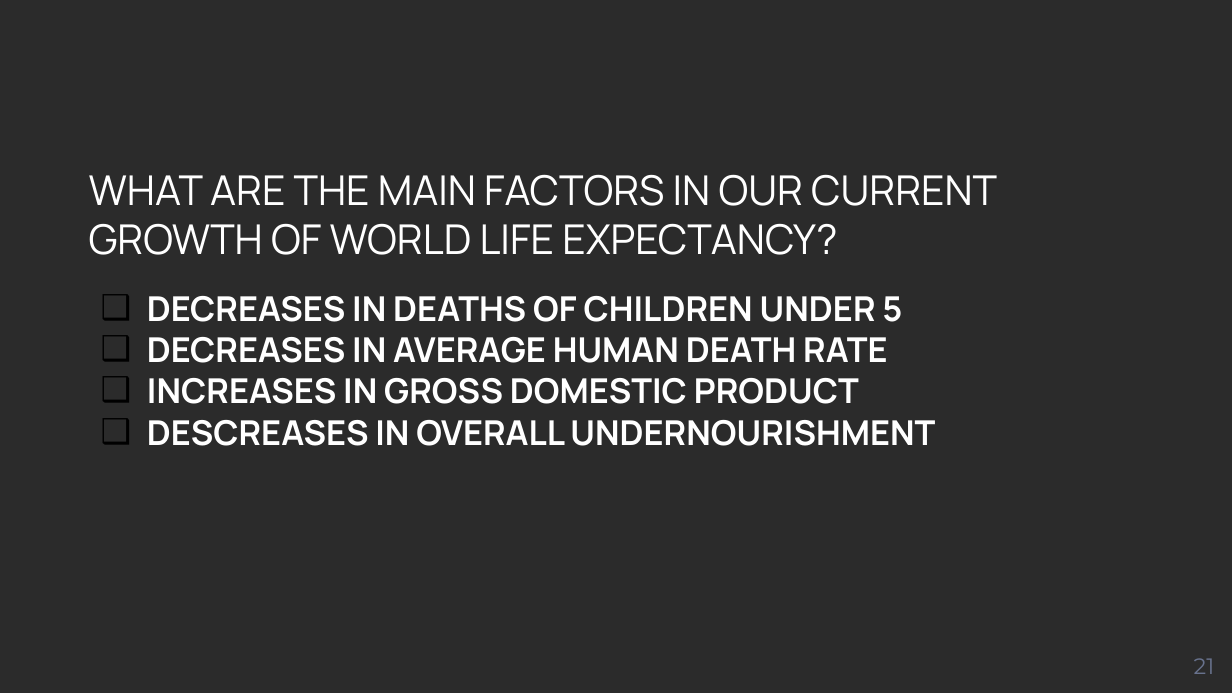
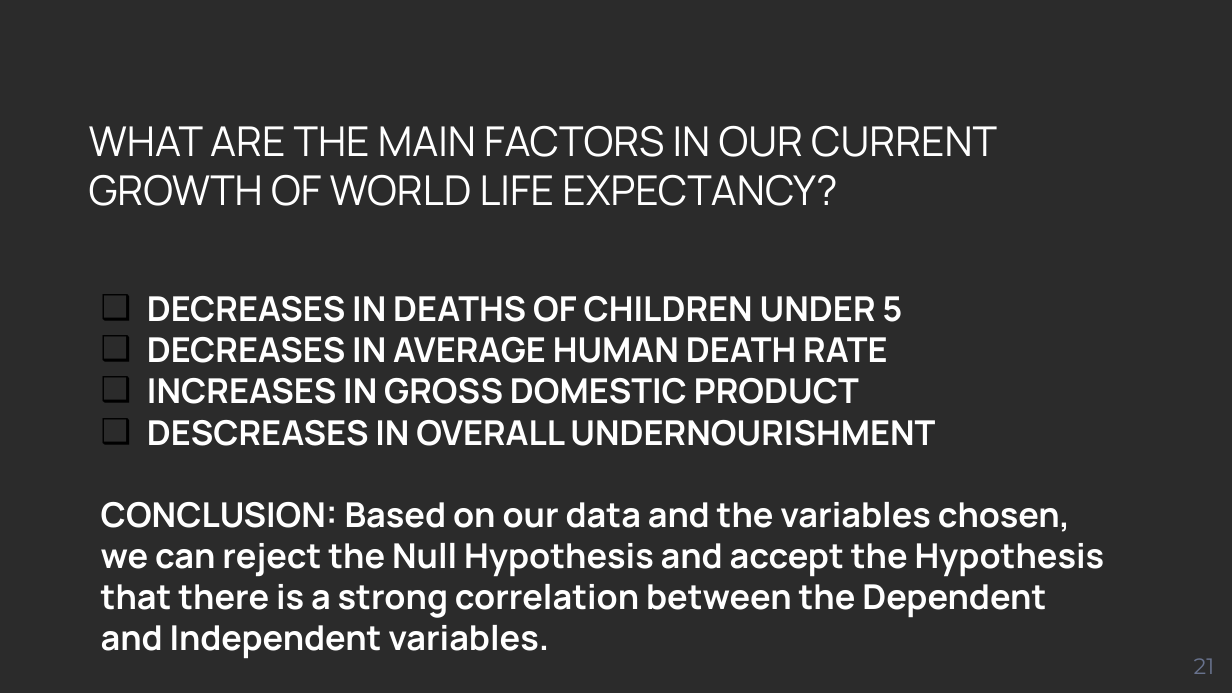
Before and after one commit to pwolanski7/LifeExpectancyProject, a slide deck: slide 21 of PowerPoint/Presentation_Final.pptx. Drawn at 1232x693 pixels with LibreOffice and Linux fonts; fonts in the diff are those of the drawing; background and template pictures are left out; a plain dark background stands for a picture behind light text. Boxes give left, top, right and bottom in pixels: in the first picture for what was removed or moved away, otherwise in the second. Text is boxed around its words. In the diff, an @@ line names an element or a change of style, - is before the commit and + after.

Commit message:
ppt final update

```diff
--- a/PowerPoint/Presentation_Final.pptx
+++ b/PowerPoint/Presentation_Final.pptx
@@ title "WHAT ARE THE MAIN FACTORS ...": place and size @@
-title "WHAT ARE THE MAIN FACTORS ..." at bbox=[89, 175, 997, 255]
+title "WHAT ARE THE MAIN FACTORS ..." at bbox=[89, 126, 997, 206]
@@ text at bbox=[101, 502, 1105, 659]: paragraph added @@
+CONCLUSION: Based on our data and the variables chosen, we can reject the Null Hypothesis and accept the Hypothesis that there is a strong correlation between the Dependent and Independent variables.
```
Also in this commit, not shown: 1 other slide changed.
